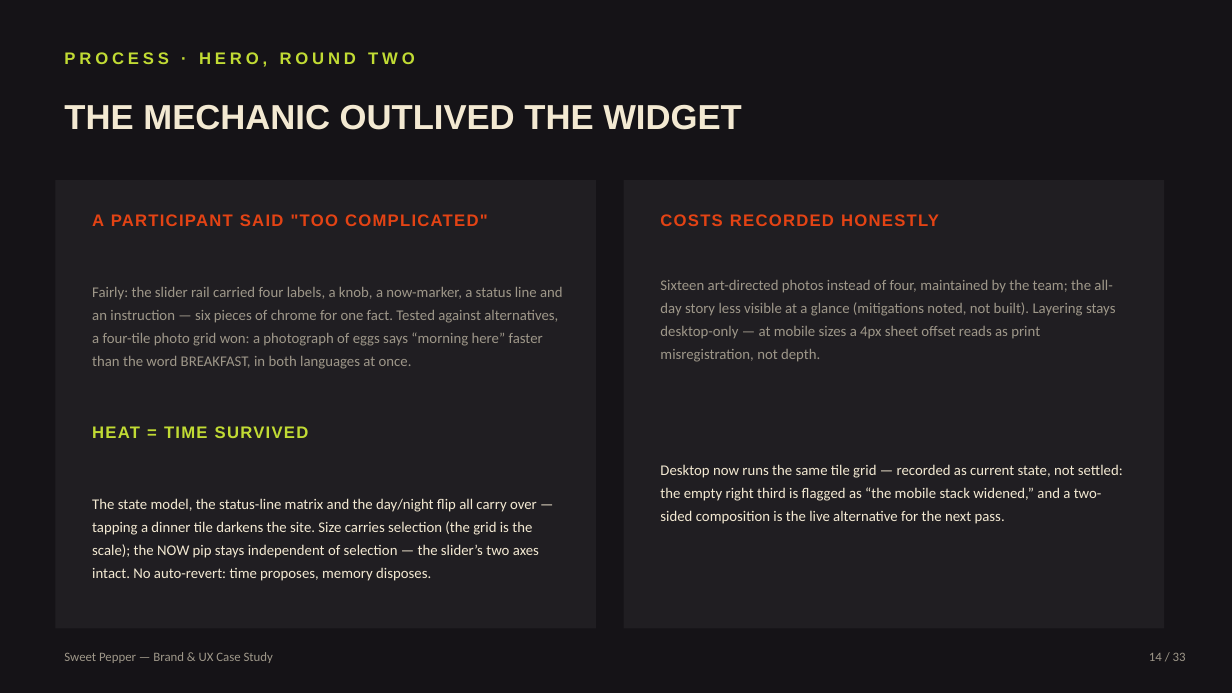
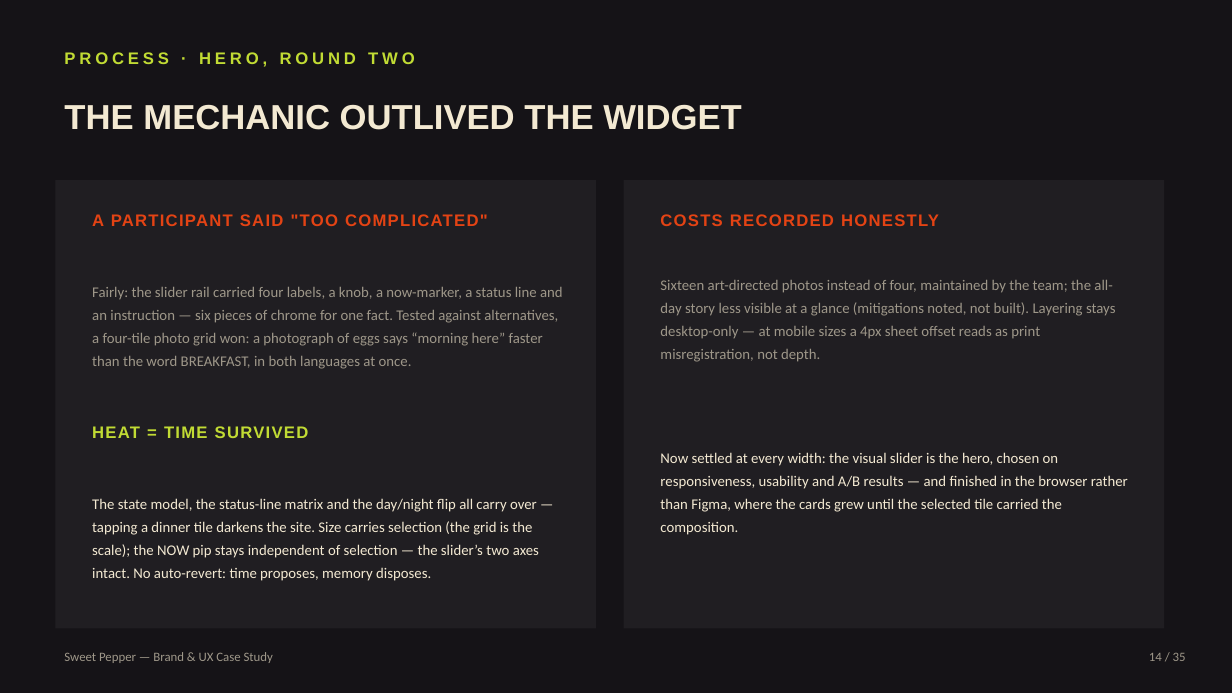
Before and after one commit to conceptly/sweet-pepper-bar, a slide deck: slide 14 of case-study/Sweet-Pepper-Case-Study.pptx. Drawn at 1232x693 pixels with LibreOffice and Linux fonts; fonts in the diff are those of the drawing. Boxes give left, top, right and bottom in pixels: in the first picture for what was removed or moved away, otherwise in the second. Text is boxed around its words. In the diff, an @@ line names an element or a change of style, - is before the commit and + after.

```diff
--- a/case-study/Sweet-Pepper-Case-Study.pptx
+++ b/case-study/Sweet-Pepper-Case-Study.pptx
@@ text at [660,452,1128,535]: text changed @@
-Desktop now runs the same tile grid — recorded as current state, not settled: the empty right third is flagged as “the mobile stack widened,” and a two-sided composition is the live alternative for the next pass.
+Now settled at every width: the visual slider is the hero, chosen on responsiveness, usability and A/B results — and finished in the browser rather than Figma, where the cards grew until the selected tile carried the composition.
```
Also in this commit, not shown: 30 other slides changed, 2 slides added, 15 other files.
